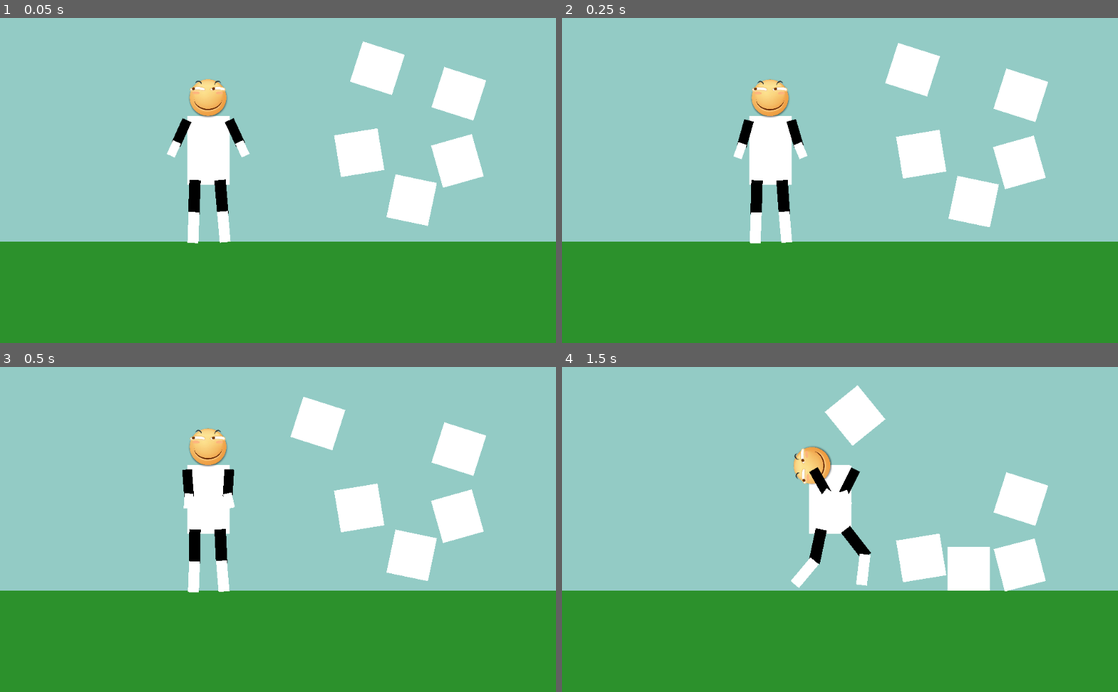
Above: before the commit, frames 1-4 (two rows, left to right).
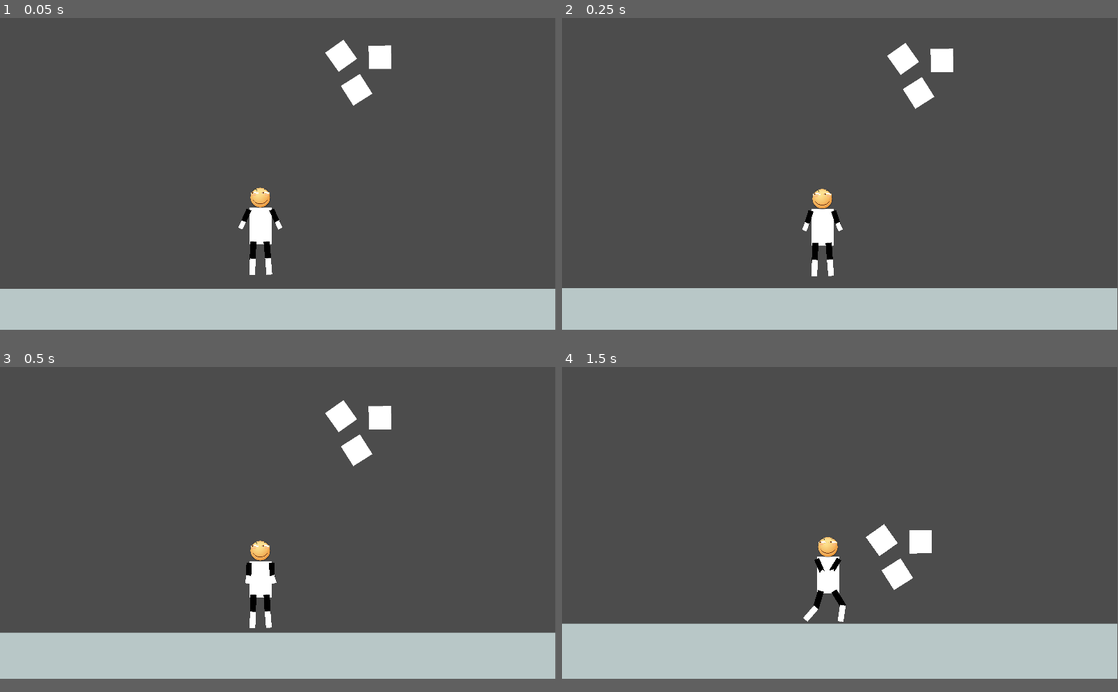
Above: after the commit, the same moments.

Repository: cccccroge/ragdoll_test
Game: Godot game, scene res://main_scene/Main.tscn
Same seed, same stepped clock (60 frames per second), same inputs: the game is played once before the commit and once after it.
Inputs:
- Up to frame 1 (0.05 s): no input
- Up to frame 2 (0.25 s): no input
- Up to frame 3 (0.5 s): no input
- Up to frame 4 (1.5 s): hold D (character_move_right) 0.53-1.28 s; hold A (character_move_left) from 1.28 s (still down)
In our replay, the window is 800x468 before the commit and 799x449 after it. These sizes can differ from the game's own. Grey fills any space a smaller window leaves; there, only what the larger window draws over its background counts as a difference.

The runs differ from the first frame. In frame 1, 96% of the frame differs, in the area x 0-100%, y 0-96%; in frame 2, 95%; in frame 3, 96%; in frame 4, 96%.

Commit message:
Add background related images, add Box scene

Diff:
--- a/main_scene/Main.tscn
+++ b/main_scene/Main.tscn
@@ -1,135 +1,113 @@
 [gd_scene load_steps=4 format=2]
 
 [ext_resource path="res://main_scene/character/Character_3.tscn" type="PackedScene" id=1]
+[ext_resource path="res://main_scene/obstacles/Box.tscn" type="PackedScene" id=2]
 
 [sub_resource type="RectangleShape2D" id=1]
 extents = Vector2( 1540.59, 91.3183 )
 
-[sub_resource type="RectangleShape2D" id=2]
-extents = Vector2( 39.1134, 40.5828 )
-
 [node name="Main" type="Node2D"]
 
-[node name="Background" type="ColorRect" parent="."]
-margin_left = -980.0
-margin_top = -699.0
-margin_right = 2151.0
-margin_bottom = 604.0
-color = Color( 0.580392, 0.8, 0.776471, 1 )
+[node name="Ground" type="Node2D" parent="."]
+
+[node name="Ground" type="StaticBody2D" parent="Ground"]
+position = Vector2( 215.166, 927.282 )
+collision_layer = 4
+collision_mask = 7
+
+[node name="ColorRect" type="ColorRect" parent="Ground/Ground"]
+margin_left = -955.0
+margin_right = 2104.0
+margin_bottom = 469.0
+color = Color( 0.72549, 0.784314, 0.784314, 1 )
 __meta__ = {
 "_edit_use_anchors_": false
 }
 
-[node name="Ground" type="StaticBody2D" parent="."]
-position = Vector2( 0.373016, 412.972 )
+[node name="CollisionShape2D" type="CollisionShape2D" parent="Ground/Ground"]
+visible = false
+position = Vector2( 577.162, 91.1091 )
+shape = SubResource( 1 )
+
+[node name="Ground2" type="StaticBody2D" parent="Ground"]
+position = Vector2( 3078.82, 927.282 )
 collision_layer = 4
 collision_mask = 7
 
-[node name="ColorRect" type="ColorRect" parent="Ground"]
+[node name="ColorRect" type="ColorRect" parent="Ground/Ground2"]
 margin_left = -955.0
 margin_right = 2104.0
 margin_bottom = 469.0
-color = Color( 0.176471, 0.572549, 0.176471, 1 )
+color = Color( 0.72549, 0.784314, 0.784314, 1 )
+__meta__ = {
+"_edit_use_anchors_": false
+}
 
-[node name="CollisionShape2D" type="CollisionShape2D" parent="Ground"]
+[node name="CollisionShape2D" type="CollisionShape2D" parent="Ground/Ground2"]
+visible = false
+position = Vector2( 577.162, 91.1091 )
+shape = SubResource( 1 )
+
+[node name="Ground3" type="StaticBody2D" parent="Ground"]
+position = Vector2( -2602.64, 927.282 )
+collision_layer = 4
+collision_mask = 7
+
+[node name="ColorRect" type="ColorRect" parent="Ground/Ground3"]
+margin_left = -955.0
+margin_right = 2104.0
+margin_bottom = 469.0
+color = Color( 0.72549, 0.784314, 0.784314, 1 )
+__meta__ = {
+"_edit_use_anchors_": false
+}
+
+[node name="CollisionShape2D" type="CollisionShape2D" parent="Ground/Ground3"]
+visible = false
+position = Vector2( 577.162, 91.1091 )
+shape = SubResource( 1 )
+
+[node name="Ground4" type="StaticBody2D" parent="Ground"]
+position = Vector2( 5901.02, 927.282 )
+collision_layer = 4
+collision_mask = 7
+
+[node name="ColorRect" type="ColorRect" parent="Ground/Ground4"]
+margin_left = -955.0
+margin_right = 2104.0
+margin_bottom = 469.0
+color = Color( 0.72549, 0.784314, 0.784314, 1 )
+__meta__ = {
+"_edit_use_anchors_": false
+}
+
+[node name="CollisionShape2D" type="CollisionShape2D" parent="Ground/Ground4"]
+visible = false
 position = Vector2( 577.162, 91.1091 )
 shape = SubResource( 1 )
 
 [node name="Character_3" parent="." instance=ExtResource( 1 )]
-position = Vector2( 382.809, 412.172 )
+position = Vector2( 403.566, 875.777 )
 
-[node name="Obstacle" type="RigidBody2D" parent="."]
-position = Vector2( 758.291, 335.643 )
-rotation = 0.206691
-collision_layer = 4
-collision_mask = 5
+[node name="Camera2D" type="Camera2D" parent="Character_3"]
+position = Vector2( -374.548, -836.291 )
+offset = Vector2( -525, -50.84 )
+anchor_mode = 0
+current = true
+limit_smoothed = true
+smoothing_enabled = true
+drag_margin_top = 0.15
+drag_margin_bottom = 0.8
+editor_draw_drag_margin = true
 
-[node name="ColorRect" type="ColorRect" parent="Obstacle"]
-margin_left = -39.0
-margin_top = -40.0
-margin_right = 39.0
-margin_bottom = 41.0
-__meta__ = {
-"_edit_use_anchors_": false
-}
+[node name="Obstacle" parent="." instance=ExtResource( 2 )]
+position = Vector2( 683.038, 118.652 )
+rotation = -0.617611
 
-[node name="CollisionShape2D" type="CollisionShape2D" parent="Obstacle"]
-shape = SubResource( 2 )
+[node name="Obstacle2" parent="." instance=ExtResource( 2 )]
+position = Vector2( 817.775, 123.915 )
+rotation = -0.00823909
 
-[node name="Obstacle2" type="RigidBody2D" parent="."]
-position = Vector2( 842.268, 263.329 )
-rotation = -0.275744
-collision_layer = 4
-collision_mask = 5
-mass = 5.0
-continuous_cd = 2
-
-[node name="ColorRect" type="ColorRect" parent="Obstacle2"]
-margin_left = -39.0
-margin_top = -40.0
-margin_right = 39.0
-margin_bottom = 41.0
-__meta__ = {
-"_edit_use_anchors_": false
-}
-
-[node name="CollisionShape2D" type="CollisionShape2D" parent="Obstacle2"]
-shape = SubResource( 2 )
-
-[node name="Obstacle3" type="RigidBody2D" parent="."]
-position = Vector2( 661.074, 248.642 )
-rotation = -1.73327
-collision_layer = 4
-collision_mask = 5
-mass = 5.0
-
-[node name="ColorRect" type="ColorRect" parent="Obstacle3"]
-margin_left = -39.0
-margin_top = -40.0
-margin_right = 39.0
-margin_bottom = 41.0
-__meta__ = {
-"_edit_use_anchors_": false
-}
-
-[node name="CollisionShape2D" type="CollisionShape2D" parent="Obstacle3"]
-shape = SubResource( 2 )
-
-[node name="Obstacle4" type="RigidBody2D" parent="."]
-position = Vector2( 844.601, 139.695 )
-rotation = -1.26108
-collision_layer = 4
-collision_mask = 5
-mass = 5.0
-
-[node name="ColorRect" type="ColorRect" parent="Obstacle4"]
-margin_left = -39.0
-margin_top = -40.0
-margin_right = 39.0
-margin_bottom = 41.0
-__meta__ = {
-"_edit_use_anchors_": false
-}
-
-[node name="CollisionShape2D" type="CollisionShape2D" parent="Obstacle4"]
-shape = SubResource( 2 )
-
-[node name="Obstacle5" type="RigidBody2D" parent="."]
-position = Vector2( 702.836, 92.4402 )
-rotation = -1.26108
-collision_layer = 4
-collision_mask = 5
-mass = 5.0
-linear_velocity = Vector2( -250, 0 )
-
-[node name="ColorRect" type="ColorRect" parent="Obstacle5"]
-margin_left = -39.0
-margin_top = -40.0
-margin_right = 39.0
-margin_bottom = 41.0
-__meta__ = {
-"_edit_use_anchors_": false
-}
-
-[node name="CollisionShape2D" type="CollisionShape2D" parent="Obstacle5"]
-shape = SubResource( 2 )
+[node name="Obstacle3" parent="." instance=ExtResource( 2 )]
+position = Vector2( 736.722, 236.547 )
+rotation = -0.564795
--- a/main_scene/character/Character_3.gd
+++ b/main_scene/character/Character_3.gd
@@ -107,3 +107,8 @@
 		pass
 
 	apply_impulse(Vector2(), f)
+
+
+
+func _on_Button_pressed():
+	print("YOYOYO")
--- a/main_scene/character/Character_3.tscn
+++ b/main_scene/character/Character_3.tscn
@@ -31,8 +31,9 @@
 radius = 10.2248
 height = 36.9816
 
-[sub_resource type="Animation" id=12]
-resource_name = "Idle"
+[sub_resource type="Animation" id=9]
+resource_name = "Crawl"
+step = 0.05
 tracks/0/type = "value"
 tracks/0/path = NodePath("Skeleton2D/Base/Seg1/Seg2:rotation_degrees")
 tracks/0/interp = 1
@@ -43,7 +44,7 @@
 "times": PoolRealArray( 0 ),
 "transitions": PoolRealArray( 1 ),
 "update": 0,
-"values": [ -0.19675 ]
+"values": [ -0.196751 ]
 }
 tracks/1/type = "value"
 tracks/1/path = NodePath("Skeleton2D/Base/Seg1:rotation_degrees")
@@ -58,6 +59,116 @@
 "values": [ 154.685 ]
 }
 tracks/2/type = "value"
+tracks/2/path = NodePath("Skeleton2D/Base/Seg7/Seg8:rotation_degrees")
+tracks/2/interp = 1
+tracks/2/loop_wrap = true
+tracks/2/imported = false
+tracks/2/enabled = true
+tracks/2/keys = {
+"times": PoolRealArray( 0 ),
+"transitions": PoolRealArray( 1 ),
+"update": 0,
+"values": [ -0.221749 ]
+}
+tracks/3/type = "value"
+tracks/3/path = NodePath("Skeleton2D/Base/Seg7:rotation_degrees")
+tracks/3/interp = 1
+tracks/3/loop_wrap = true
+tracks/3/imported = false
+tracks/3/enabled = true
+tracks/3/keys = {
+"times": PoolRealArray( 0 ),
+"transitions": PoolRealArray( 1 ),
+"update": 0,
+"values": [ -178.028 ]
+}
+tracks/4/type = "value"
+tracks/4/path = NodePath("Skeleton2D/Base/Seg3/Seg4:rotation_degrees")
+tracks/4/interp = 1
+tracks/4/loop_wrap = true
+tracks/4/imported = false
+tracks/4/enabled = true
+tracks/4/keys = {
+"times": PoolRealArray( 0 ),
+"transitions": PoolRealArray( 1 ),
+"update": 0,
+"values": [ -0.709472 ]
+}
+tracks/5/type = "value"
+tracks/5/path = NodePath("Skeleton2D/Base/Seg3:rotation_degrees")
+tracks/5/interp = 1
+tracks/5/loop_wrap = true
+tracks/5/imported = false
+tracks/5/enabled = true
+tracks/5/keys = {
+"times": PoolRealArray( 0 ),
+"transitions": PoolRealArray( 1 ),
+"update": 0,
+"values": [ -155.545 ]
+}
+tracks/6/type = "value"
+tracks/6/path = NodePath("Skeleton2D/Base/Seg5/Seg6:rotation_degrees")
+tracks/6/interp = 1
+tracks/6/loop_wrap = true
+tracks/6/imported = false
+tracks/6/enabled = true
+tracks/6/keys = {
+"times": PoolRealArray( 0 ),
+"transitions": PoolRealArray( 1 ),
+"update": 0,
+"values": [ -0.560439 ]
+}
+tracks/7/type = "value"
+tracks/7/path = NodePath("Skeleton2D/Base/Seg5:rotation_degrees")
+tracks/7/interp = 1
+tracks/7/loop_wrap = true
+tracks/7/imported = false
+tracks/7/enabled = true
+tracks/7/keys = {
+"times": PoolRealArray( 0 ),
+"transitions": PoolRealArray( 1 ),
+"update": 0,
+"values": [ 175.069 ]
+}
+tracks/8/type = "value"
+tracks/8/path = NodePath("Skeleton2D/Base/Head:rotation_degrees")
+tracks/8/interp = 1
+tracks/8/loop_wrap = true
+tracks/8/imported = false
+tracks/8/enabled = true
+tracks/8/keys = {
+"times": PoolRealArray( 0 ),
+"transitions": PoolRealArray( 1 ),
+"update": 0,
+"values": [ 0.0 ]
+}
+
+[sub_resource type="Animation" id=10]
+tracks/0/type = "value"
+tracks/0/path = NodePath("Skeleton2D/Base/Seg1/Seg2:rotation_degrees")
+tracks/0/interp = 1
+tracks/0/loop_wrap = true
+tracks/0/imported = false
+tracks/0/enabled = true
+tracks/0/keys = {
+"times": PoolRealArray( 0 ),
+"transitions": PoolRealArray( 1 ),
+"update": 0,
+"values": [ -0.19675 ]
+}
+tracks/1/type = "value"
+tracks/1/path = NodePath("Skeleton2D/Base/Seg1:rotation_degrees")
+tracks/1/interp = 1
+tracks/1/loop_wrap = true
+tracks/1/imported = false
+tracks/1/enabled = true
+tracks/1/keys = {
+"times": PoolRealArray( 0 ),
+"transitions": PoolRealArray( 1 ),
+"update": 0,
+"values": [ 154.685 ]
+}
+tracks/2/type = "value"
 tracks/2/path = NodePath("Skeleton2D/Base/Seg5/Seg6:rotation_degrees")
 tracks/2/interp = 1
 tracks/2/loop_wrap = true
@@ -266,7 +377,7 @@
 
 [node name="Seg2" type="Bone2D" parent="Skeleton2D/Base/Seg1"]
 position = Vector2( 47.3813, 0.000602722 )
-rotation = -0.00343394
+rotation = -0.00343395
 rest = Transform2D( 0.999994, -0.00343394, 0.00343394, 0.999994, 47.3813, 0.000602722 )
 default_length = 25.0
 __meta__ = {
@@ -275,7 +386,7 @@
 
 [node name="Seg3" type="Bone2D" parent="Skeleton2D/Base"]
 position = Vector2( 121.279, -38.411 )
-rotation = 3.56841
+rotation = -2.71477
 rest = Transform2D( -0.910284, -0.413985, 0.413985, -0.910284, 121.279, -38.411 )
 default_length = 50.0
 __meta__ = {
@@ -294,7 +405,7 @@
 
 [node name="Seg5" type="Bone2D" parent="Skeleton2D/Base"]
 position = Vector2( 6.88525, 22.1835 )
-rotation = 3.05553
+rotation = 3.05552
 rest = Transform2D( -0.996299, 0.0859638, -0.0859638, -0.996299, 6.88525, 22.1835 )
 default_length = 50.0
 __meta__ = {
@@ -313,7 +424,7 @@
 
 [node name="Seg7" type="Bone2D" parent="Skeleton2D/Base"]
 position = Vector2( 6.88496, -23.7956 )
-rotation = 3.17601
+rotation = -3.10717
 rest = Transform2D( -0.999408, -0.0344186, 0.0344186, -0.999408, 6.88496, -23.7956 )
 default_length = 50.0
 __meta__ = {
@@ -324,6 +435,7 @@
 [node name="Seg8" type="Bone2D" parent="Skeleton2D/Base/Seg7"]
 position = Vector2( 54.3325, -0.191212 )
 rotation = -0.00387025
+scale = Vector2( 0.999999, 0.999999 )
 rest = Transform2D( 0.999992, -0.00387024, 0.00387024, 0.999992, 54.3325, -0.191212 )
 default_length = 54.0
 __meta__ = {
@@ -383,7 +495,7 @@
 gravity_scale = 10.0
 
 [node name="Polygon2D" type="Polygon2D" parent="Base/Head"]
-position = Vector2( -37.788, -69.1865 )
+position = Vector2( -37.7881, -69.1865 )
 scale = Vector2( 0.190851, 0.190851 )
 texture = ExtResource( 3 )
 polygon = PoolVector2Array( 82.2368, 24.3421, 11.8421, 101.974, 6.57895, 205.263, 46.0526, 315.789, 128.947, 382.895, 250, 383.553, 352.632, 342.105, 407.237, 232.237, 399.342, 134.868, 346.711, 40.1316, 255.263, 5.26316, 151.316, 5.26316 )
@@ -582,5 +694,6 @@
 [node name="AnimationPlayer" type="AnimationPlayer" parent="."]
 autoplay = "Idle"
 playback_process_mode = 0
-anims/Idle = SubResource( 12 )
-anims/Run = SubResource( 10 )
+anims/Crawl = SubResource( 9 )
+anims/Idle = SubResource( 10 )
+anims/Run = SubResource( 11 )
--- /dev/null
+++ b/main_scene/obstacles/Box.tscn
@@ -0,0 +1,21 @@
+[gd_scene load_steps=2 format=2]
+
+[sub_resource type="RectangleShape2D" id=1]
+extents = Vector2( 39.1134, 40.5828 )
+
+[node name="Obstacle" type="RigidBody2D"]
+collision_layer = 4
+collision_mask = 5
+gravity_scale = 5.0
+
+[node name="ColorRect" type="ColorRect" parent="."]
+margin_left = -39.0
+margin_top = -40.0
+margin_right = 39.0
+margin_bottom = 41.0
+__meta__ = {
+"_edit_use_anchors_": false
+}
+
+[node name="CollisionShape2D" type="CollisionShape2D" parent="."]
+shape = SubResource( 1 )
--- a/project.godot
+++ b/project.godot
@@ -18,6 +18,15 @@
 config/name="ragdoll_test"
 run/main_scene="res://main_scene/Main.tscn"
 config/icon="res://icon.png"
+
+[debug]
+
+settings/stdout/print_fps=true
+
+[display]
+
+window/size/width=1920
+window/size/height=1080
 
 [input]
 
@@ -49,4 +58,6 @@
 
 [rendering]
 
+quality/filters/use_nearest_mipmap_filter=true
+quality/filters/msaa=3
 environment/default_environment="res://default_env.tres"
Binary file added: assets/bubble.png
Not shown, added: assets/bubble.png.import
Not shown, added: assets/bubble_colored.png.import
Binary file added: assets/parallax_bg.png
Not shown, added: assets/parallax_bg.png.import
Not shown, added: main_scene/bubble.png.import
Not shown, added: main_scene/bubble_colored.png.import
Not shown: 5 places in main_scene/character/Character_3.tscn that only renumber resources
Not shown, added: assets/bubble_colored.png
